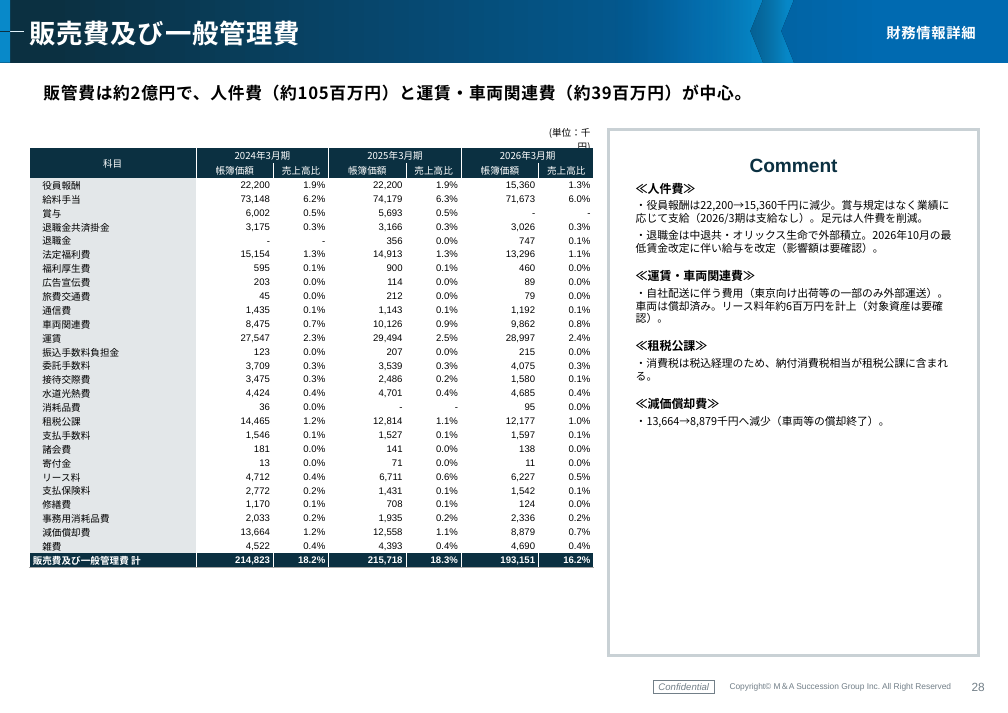
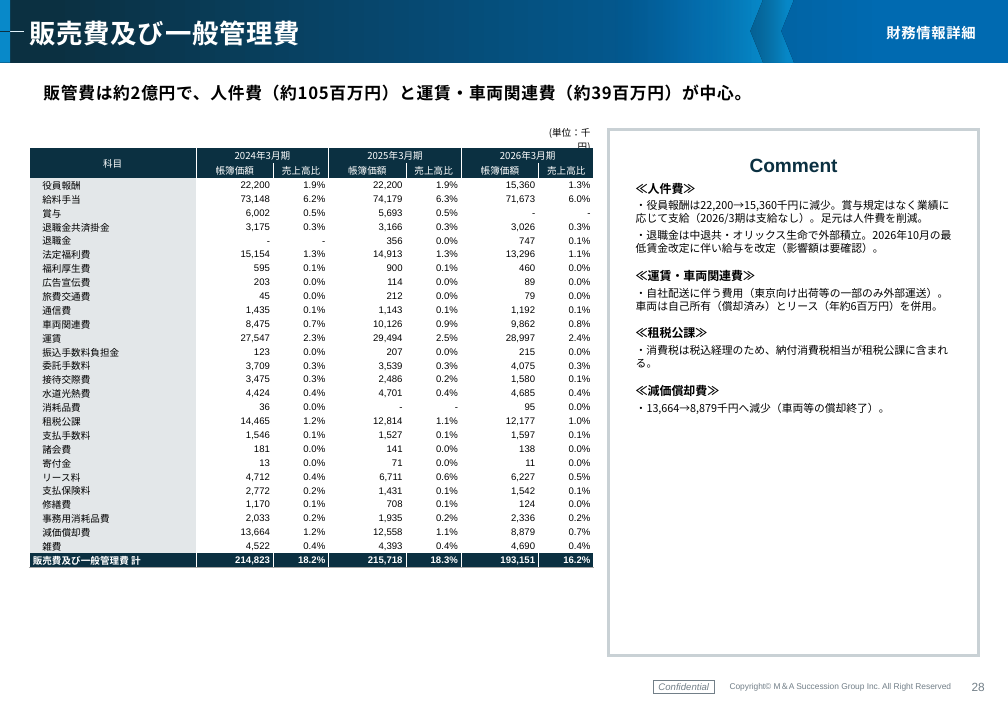
Before and after one commit to keisuketagaito/github-1st, a slide deck: slide 29 of 株式会社鶴岡中央青果/企業概要書_鶴岡中央青果_261019.pptx. Drawn at 1008x713 pixels with LibreOffice and Linux fonts; fonts in the diff are those of the drawing; background and template pictures are left out. Boxes give left, top, right and bottom in pixels: in the first picture for what was removed or moved away, otherwise in the second. Text is boxed around its words. In the diff, an @@ line names an element or a change of style, - is before the commit and + after.

```diff
--- a/株式会社鶴岡中央青果/企業概要書_鶴岡中央青果_261019.pptx
+++ b/株式会社鶴岡中央青果/企業概要書_鶴岡中央青果_261019.pptx
@@ text at bbox=[636, 288, 949, 311]: text changed @@
-・自社配送に伴う費用（東京向け出荷等の一部のみ外部運送）。車両は償却済み。リース料年約6百万円を計上（対象資産は要確認）。
+・自社配送に伴う費用（東京向け出荷等の一部のみ外部運送）。車両は自己所有（償却済み）とリース（年約6百万円）を併用。
```
Also in this commit, not shown: 9 other slides changed, 6 other files.
